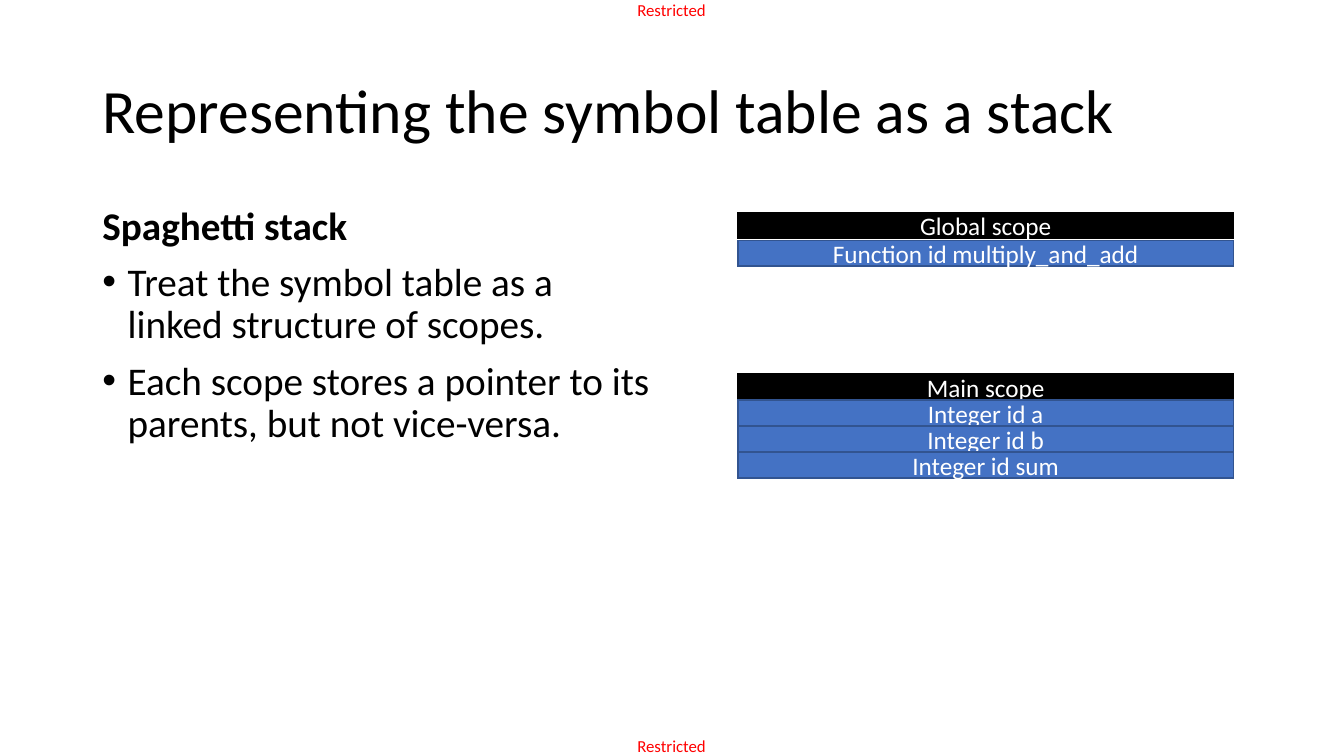
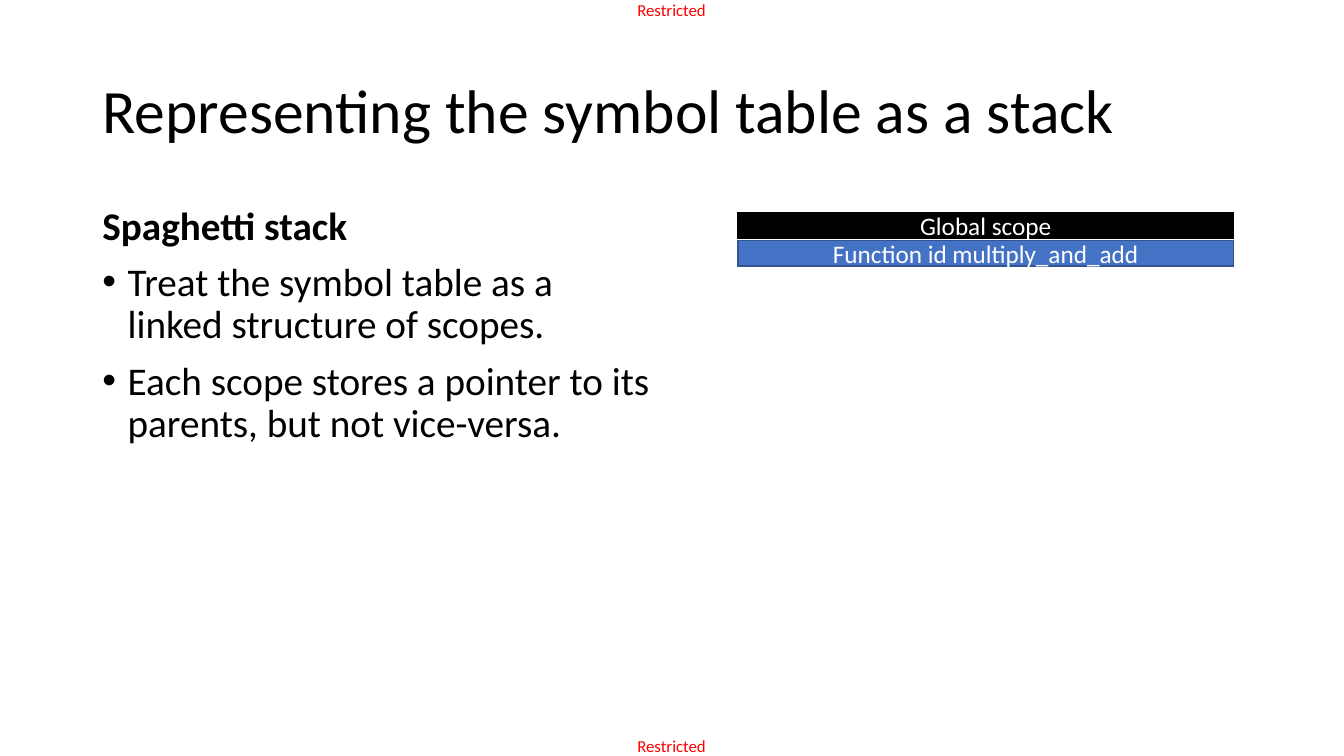
Before and after one commit to matthieudemari/SUTD_PLC_50_051, a slide deck: slide 50 of W12/W12S1/W12S1.pptx (slide 46 before the commit). Drawn at 1344x756 pixels with LibreOffice and Linux fonts; fonts in the diff are those of the drawing. Boxes give left, top, right and bottom in pixels: in the first picture for what was removed or moved away, otherwise in the second. Text is boxed around its words. In the diff, an @@ line names an element or a change of style, - is before the commit and + after.

```diff
--- a/W12/W12S1/W12S1.pptx
+++ b/W12/W12S1/W12S1.pptx
@@ rectangle removed at box(738, 374, 1234, 400) @@
-Main scope
@@ rectangle removed at box(738, 400, 1234, 426) @@
-Integer id a
@@ rectangle removed at box(738, 426, 1234, 453) @@
-Integer id b
@@ rectangle removed at box(738, 452, 1234, 478) @@
-Integer id sum
```
Also in this commit, not shown: 5 other slides changed, 8 slides added, 1 other file.
